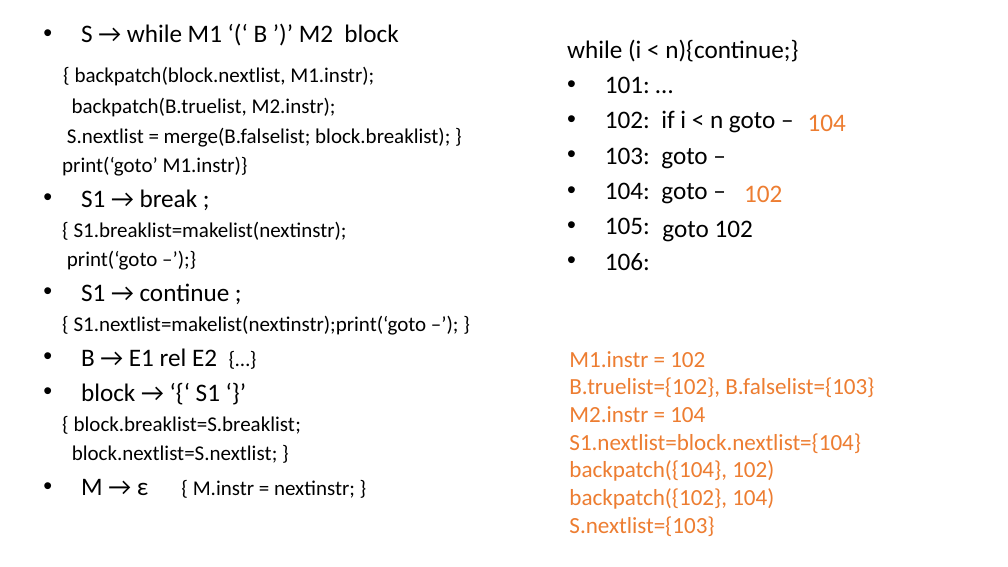
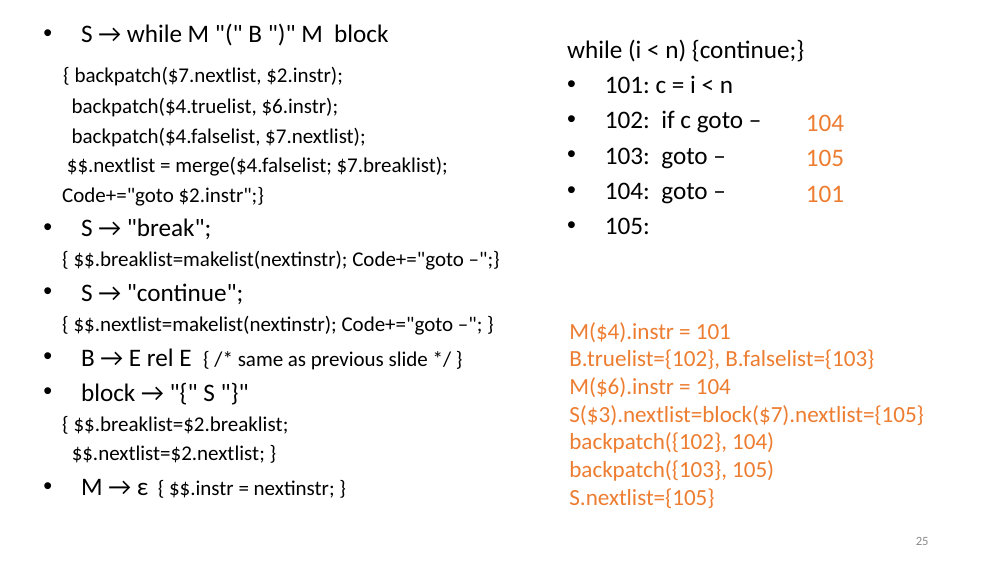
Before and after one commit to anoopsarkar/compilers-class, a slide deck: slide 25 of assets/ppt/codegen/ir.pptx (slide 18 before the commit). Drawn at 1008x567 pixels with LibreOffice and Linux fonts; fonts in the diff are those of the drawing. Boxes give left, top, right and bottom in pixels: in the first picture for what was removed or moved away, otherwise in the second. Text is boxed around its words. In the diff, an @@ line names an element or a change of style, - is before the commit and + after.

Commit message:
updated slides for IR and SSA1

```diff
--- a/assets/ppt/codegen/ir.pptx
+++ b/assets/ppt/codegen/ir.pptx
@@ text at [62,24,464,498]: text changed @@
-• S → while M1 ‘(‘ B ’)’ M2 block
-{ backpatch(block.nextlist, M1.instr);
-backpatch(B.truelist, M2.instr);
-S.nextlist = merge(B.falselist; block.breaklist); }
-print(‘goto’ M1.instr)}
-• S1 → break ;
-{ S1.breaklist=makelist(nextinstr);
-print(‘goto –’);}
-• S1 → continue ;
-{ S1.nextlist=makelist(nextinstr);print(‘goto –’); }
-• B → E1 rel E2 {…}
-• block → ‘{‘ S1 ‘}’
-{ block.breaklist=S.breaklist;
-block.nextlist=S.nextlist; }
-• M → ε { M.instr = nextinstr; }
+• S → while M "(" B ")" M block
+{ backpatch($7.nextlist, $2.instr);
+backpatch($4.truelist, $6.instr);
+backpatch($4.falselist, $7.nextlist);
+$$.nextlist = merge($4.falselist; $7.breaklist);
+Code+="goto $2.instr";}
+• S → "break";
+{ $$.breaklist=makelist(nextinstr); Code+="goto –";}
+• S → "continue";
+{ $$.nextlist=makelist(nextinstr); Code+="goto –"; }
+• B → E rel E { /* same as previous slide */ }
+• block → "{" S "}"
+{ $$.breaklist=$2.breaklist;
+$$.nextlist=$2.nextlist; }
+• M → ε { $$.instr = nextinstr; }
@@ text at [567,39,804,133]: text changed @@
-while (i < n){continue;}
-• 101: …
-• 102: if i < n goto –
+while (i < n) {continue;}
+• 101: c = i < n
+• 102: if c goto –
@@ text added at [806,149,844,166], 18 pt, text #ED7D31 @@
+105
@@ text at [806,185,844,202]: text changed @@
-102
+101
@@ text removed at [662,220,753,242] @@
-goto 102
@@ text at [605,253,650,271]: paragraph removed @@
-• 106:
@@ text "M($4).instr = 101": place and size @@
-text "M($4).instr = 101" at [569,351,874,536]
+text "M($4).instr = 101" at [569,322,924,508]
@@ text at [569,322,731,342]: text changed @@
-  M1.instr = 102
+  M($4).instr = 101
@@ text at [569,377,924,425]: text changed @@
-  M2.instr = 104
-  S1.nextlist=block.nextlist={104}
-  backpatch({104}, 102)
+  M($6).instr = 104
+  S($3).nextlist=block($7).nextlist={105}
@@ text at [569,460,774,508]: text changed @@
-  S.nextlist={103}
+  backpatch({103}, 105)
+  S.nextlist={105}
@@ page number added at [916,537,929,545], 9 pt, text #8C8C8C @@
+25
```
Also in this commit, not shown: 34 other slides changed, 7 slides added, 3 slides removed, 1 other file.
